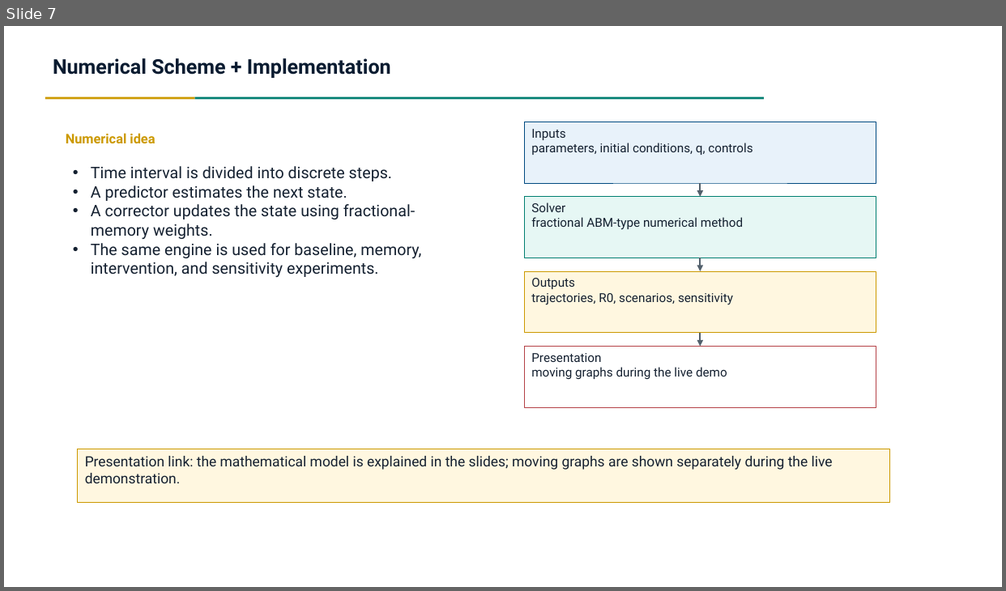
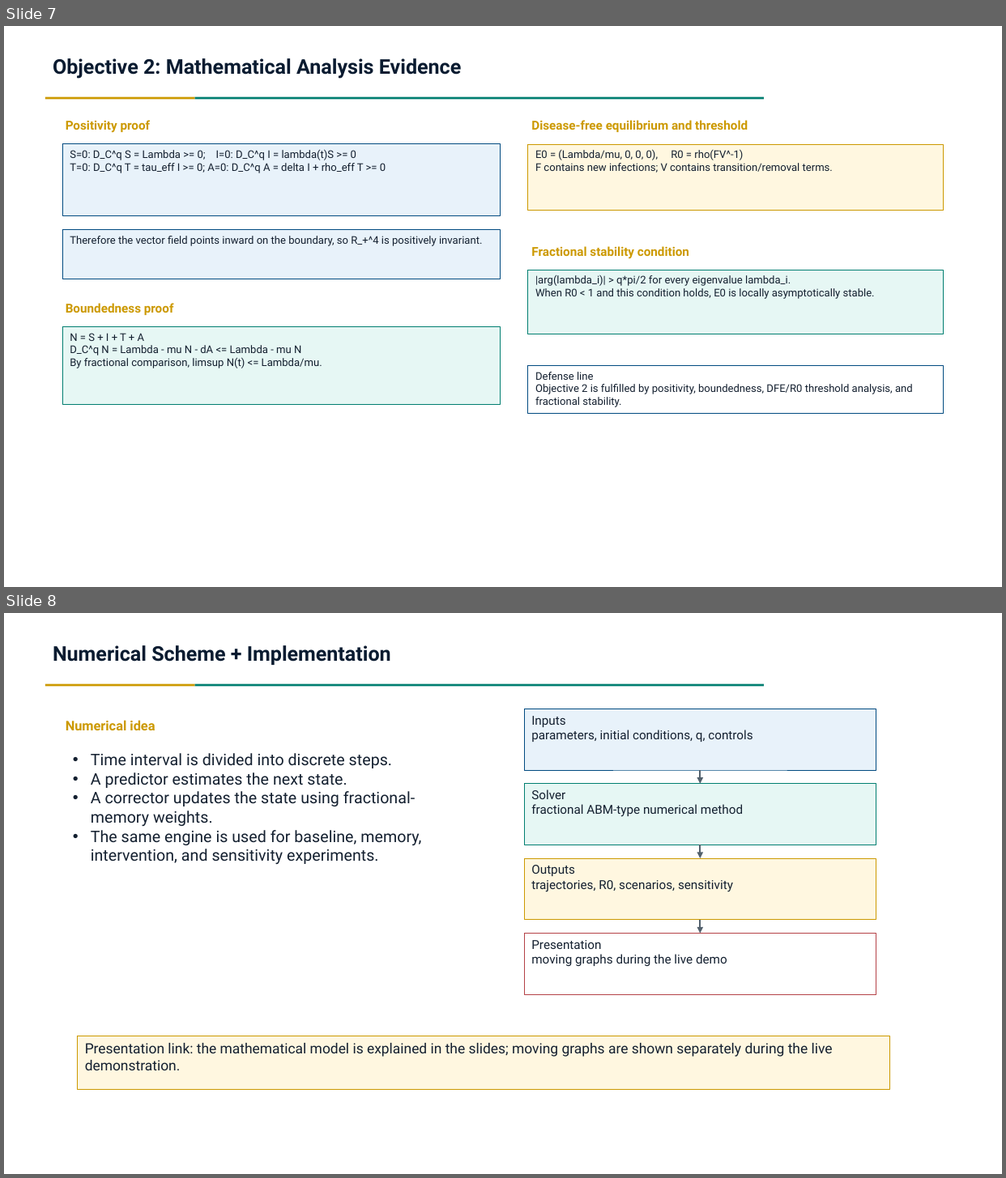
Before and after one commit to Lambert-01/HIV-MODEL, a slide deck: presentation/FracHIV_SITA_Presentation.pptx. Shown one above the other, each under a label of ours: slide 7 before the commit, slides 7 and 8 after it. The pictures are 1006x591 and 1006x1178 pixels, drawn with LibreOffice and Linux fonts; fonts in the diff are those of the drawing. Boxes give left, top, right and bottom in pixels: in the first picture for what was removed or moved away, otherwise in the second. Text is boxed around its words. In the diff, an @@ line names an element or a change of style, - is before the commit and + after.

```diff
--- a/presentation/FracHIV_SITA_Presentation.pptx
+++ b/presentation/FracHIV_SITA_Presentation.pptx
@@ slide 7 added at box(4, 26, 1002, 587), background #FFFFFF @@
@@ text added at box(53, 58, 462, 79), 19.6 pt, text #0A1B30, bold @@
+Objective 2: Mathematical Analysis Evidence
@@ rectangle added at box(45, 97, 195, 100), fill #CC9900 @@
@@ rectangle added at box(195, 97, 764, 100), fill #007E70 @@
@@ text added at box(66, 120, 151, 133), 11.9 pt, text #CC9900, bold @@
+Positivity proof
@@ text added at box(531, 120, 748, 132), 11.9 pt, text #CC9900, bold @@
+Disease-free equilibrium and threshold
@@ rectangle added at box(62, 144, 501, 216), fill #E8F2FA, outline #004A80 0.75 pt, 10.2 pt, text #142030 @@
+S=0: D_C^q S = Lambda >= 0; I=0: D_C^q I = lambda(t)S >= 0
+T=0: D_C^q T = tau_eff I >= 0; A=0: D_C^q A = delta I + rho_eff T >= 0
@@ rectangle added at box(528, 144, 944, 210), fill #FFF7E0, outline #CC9900 0.75 pt, 10.2 pt, text #142030 @@
+E0 = (Lambda/mu, 0, 0, 0), R0 = rho(FV^-1)
+F contains new infections; V contains transition/removal terms.
@@ rectangle added at box(62, 229, 501, 279), fill #E8F2FA, outline #004A80 0.75 pt, 10.2 pt, text #142030 @@
+Therefore the vector field points inward on the boundary, so R_+^4 is positively invariant.
@@ text added at box(531, 246, 689, 259), 11.9 pt, text #CC9900, bold @@
+Fractional stability condition
@@ rectangle added at box(528, 270, 944, 335), fill #E6F7F4, outline #007E70 0.75 pt, 10.2 pt, text #142030 @@
+|arg(lambda_i)| > q*pi/2 for every eigenvalue lambda_i.
+When R0 < 1 and this condition holds, E0 is locally asymptotically stable.
@@ text added at box(66, 303, 174, 315), 11.9 pt, text #CC9900, bold @@
+Boundedness proof
@@ rectangle added at box(62, 327, 501, 405), fill #E6F7F4, outline #007E70 0.75 pt, 10.2 pt, text #142030 @@
+N = S + I + T + A
+D_C^q N = Lambda - mu N - dA <= Lambda - mu N
+By fractional comparison, limsup N(t) <= Lambda/mu.
@@ rectangle added at box(528, 366, 944, 414), fill #FFFFFF, outline #004A80 0.75 pt, 10.2 pt, text #142030 @@
+Defense line
+Objective 2 is fulfilled by positivity, boundedness, DFE/R0 threshold analysis, and fractional stability.
@@ what was slide 7 is now slide 8 @@
```
Also in this commit, not shown: 1 slide changed, 2 other files.
